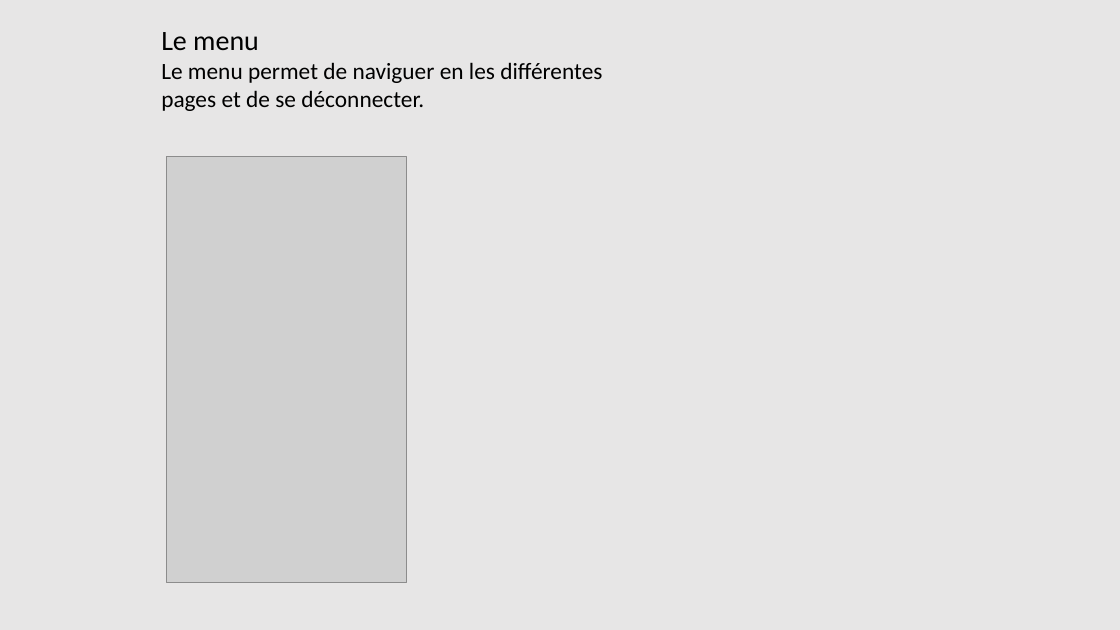
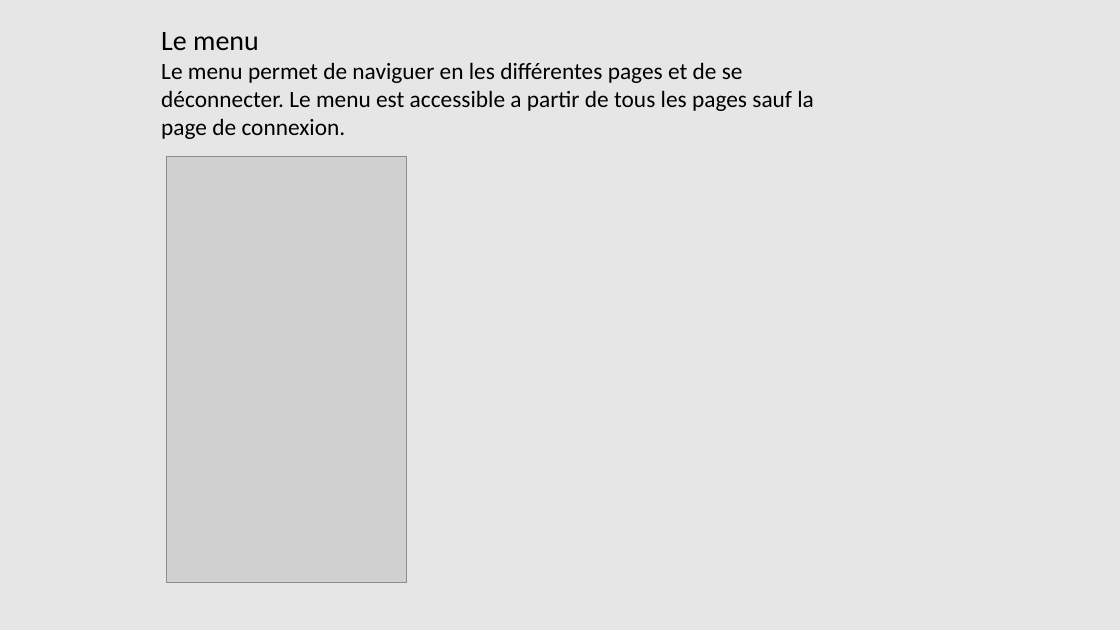
Before and after one commit to MaximeRoy1733837/ESP, a slide deck: slide 5 of diagramme/interfaceSprite2.pptx. Drawn at 1120x630 pixels with LibreOffice and Linux fonts; fonts in the diff are those of the drawing; grey boxes stand for pictures. Boxes give left, top, right and bottom in pixels: in the first picture for what was removed or moved away, otherwise in the second. Text is boxed around its words. In the diff, an @@ line names an element or a change of style, - is before the commit and + after.

```diff
--- a/diagramme/interfaceSprite2.pptx
+++ b/diagramme/interfaceSprite2.pptx
@@ text at <box>161,62,814,139</box>: text changed @@
-Le menu permet de naviguer en les différentes pages et de se déconnecter.
+Le menu permet de naviguer en les différentes pages et de se déconnecter. Le menu est accessible a partir de tous les pages sauf la page de connexion.
```
Also in this commit, not shown: 4 other slides changed, 2 other files.
